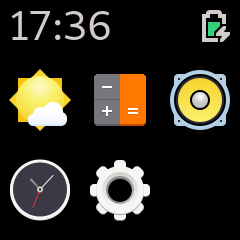
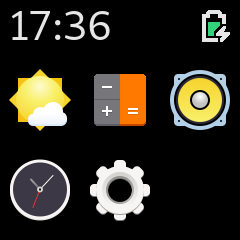
Layers edited between the first and the second 240×240 image:
renamed "os_batterycharging_080.png" to "ck_os_batterycharging_080.png", moved it above "Time", painted on it over [left=202, top=10, right=230, bottom=42]
painted on "Time" over [left=12, top=11, right=110, bottom=40]
